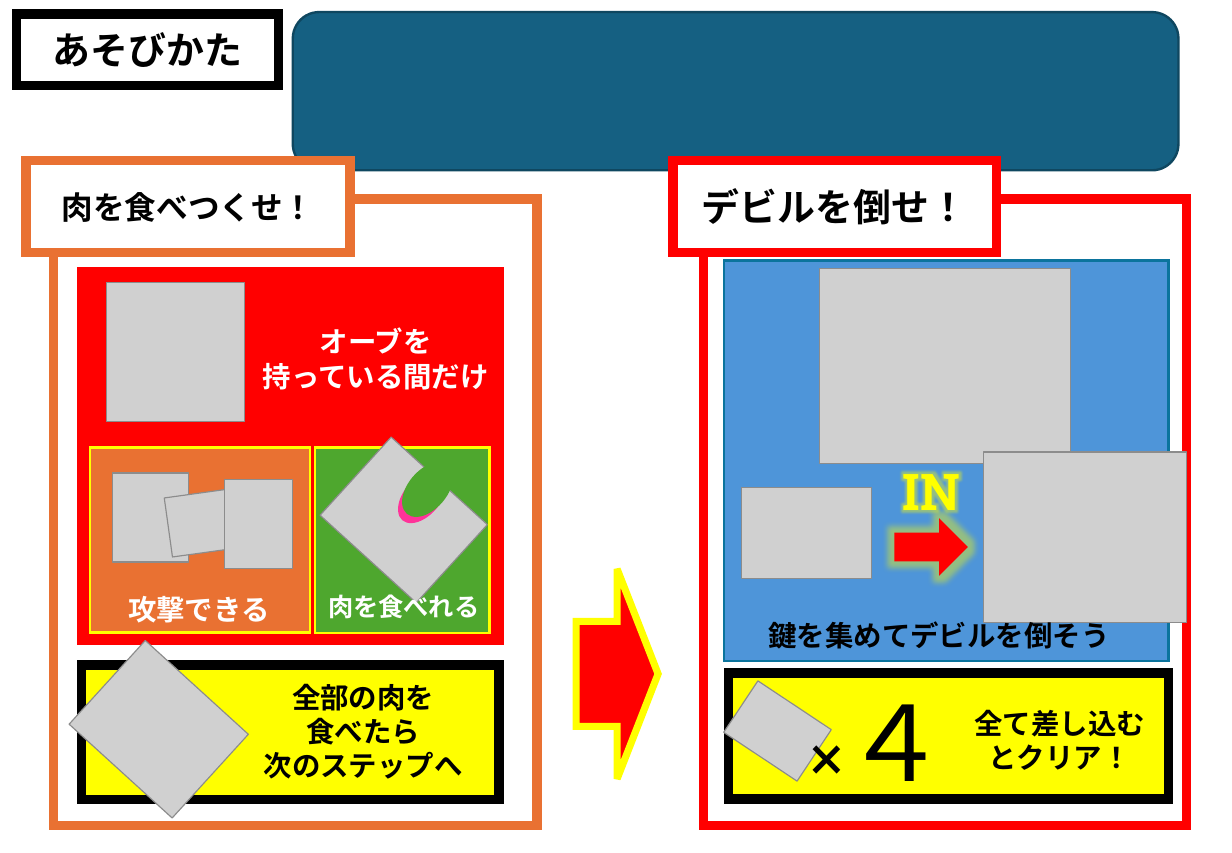
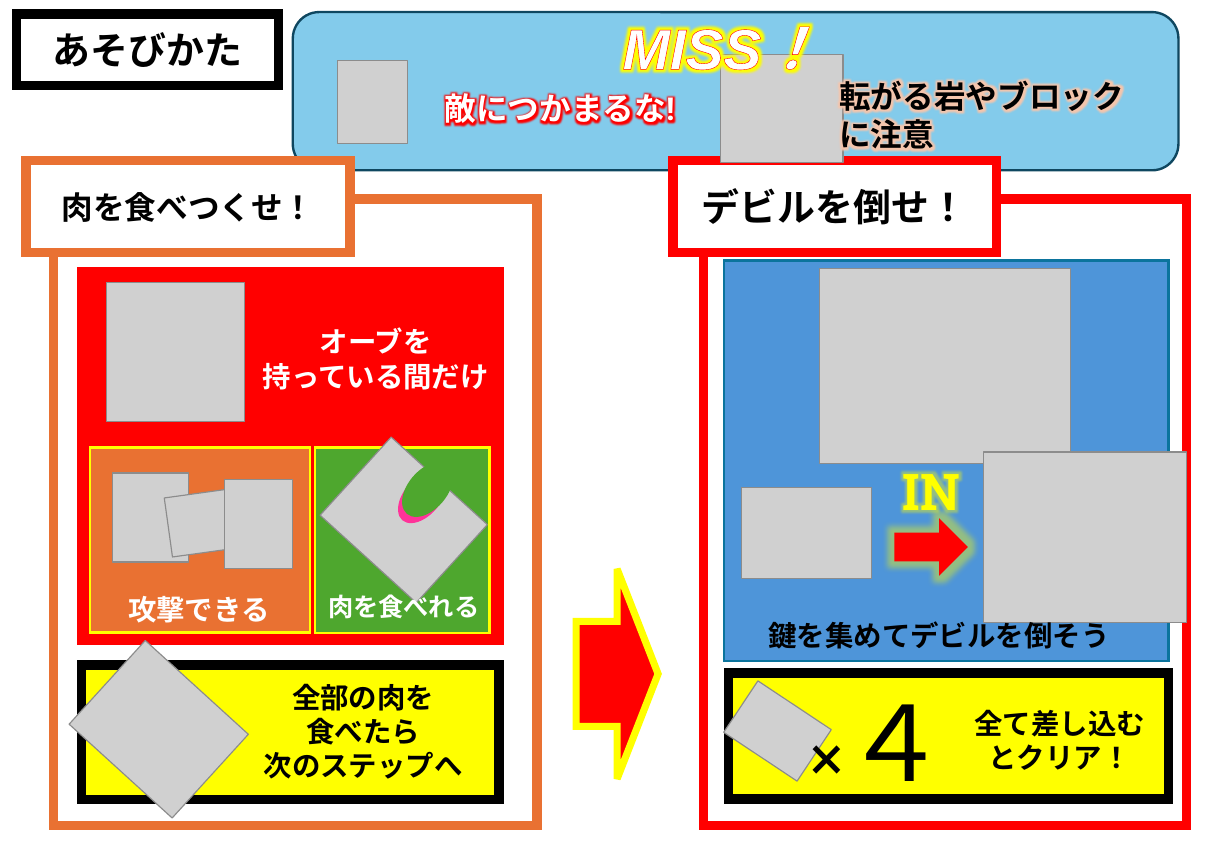
Before and after one commit to TomoyaKanazaki/Graduation, a slide deck: slide 2 of 99_pranning/操作説明書.pptx. Drawn at 1232x853 pixels with LibreOffice and Linux fonts; fonts in the diff are those of the drawing; grey boxes stand for pictures; background and template pictures are left out. Boxes give left, top, right and bottom in pixels: in the first picture for what was removed or moved away, otherwise in the second. Text is boxed around its words. In the diff, an @@ line names an element or a change of style, - is before the commit and + after.

```diff
--- a/99_pranning/操作説明書.pptx
+++ b/99_pranning/操作説明書.pptx
@@ rounded rectangle at box(292, 13, 1179, 171): fill #156082 to #83CBEB @@
@@ text added at box(623, 24, 762, 79), 36 pt, text #FFFFFF, bold, italic @@
+MISS！
@@ picture added at box(721, 55, 844, 162) @@
@@ picture added at box(338, 60, 408, 143) @@
@@ text added at box(445, 88, 675, 129), 20 pt, text #FFFFFF, bold @@
+敵につかまるな!
@@ text added at box(839, 75, 1124, 154), 20 pt, text #000000, bold @@
+転がる岩やブロック
+に注意
```
Also in this commit, not shown: 1 other slide changed.
